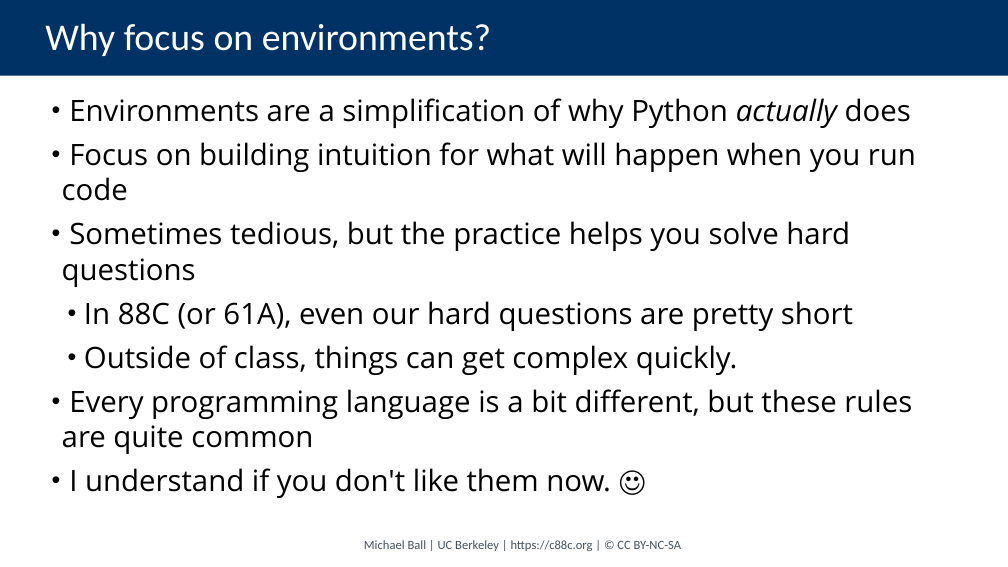
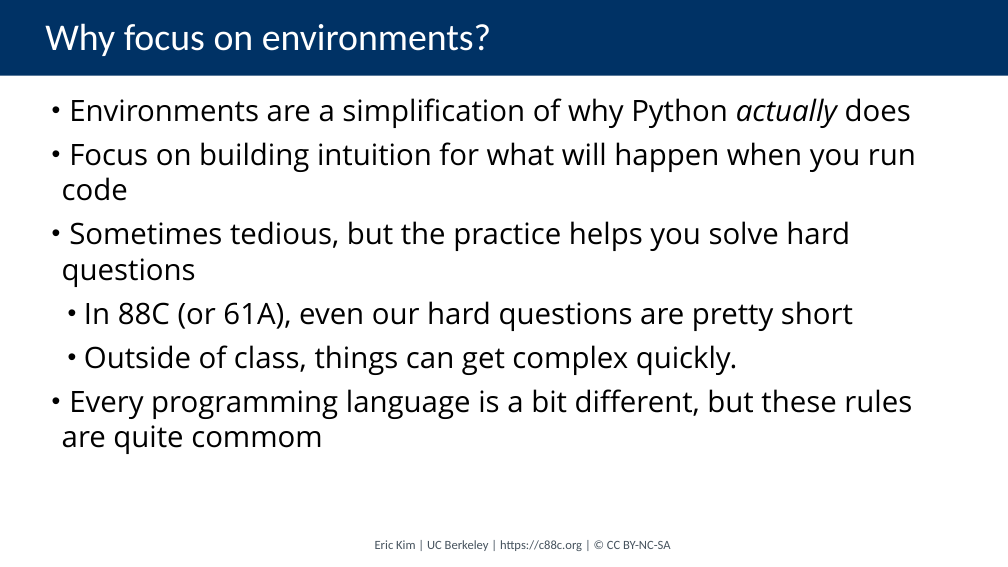
Before and after one commit to cs88-website/su24, a slide deck: slide 19 of assets/slides/su24/07-HOFs_Environments.pptx (slide 17 before the commit). Drawn at 1008x567 pixels with LibreOffice and Linux fonts; fonts in the diff are those of the drawing. Boxes give left, top, right and bottom in pixels: in the first picture for what was removed or moved away, otherwise in the second. Text is boxed around its words. In the diff, an @@ line names an element or a change of style, - is before the commit and + after.

```diff
--- a/assets/slides/su24/07-HOFs_Environments.pptx
+++ b/assets/slides/su24/07-HOFs_Environments.pptx
@@ text at bbox=[62, 389, 912, 454]: text changed @@
-• Every programming language is a bit different, but these rules are quite common
-• I understand if you don't like them now. ☺
+• Every programming language is a bit different, but these rules are quite commom
@@ text at bbox=[375, 540, 670, 551]: text changed @@
-Michael Ball | UC Berkeley | https://c88c.org | © CC BY-NC-SA
+Eric Kim | UC Berkeley | https://c88c.org | © CC BY-NC-SA
```
Also in this commit, not shown: 8 other slides changed, 14 slides added, 12 slides removed, 15 other files.
